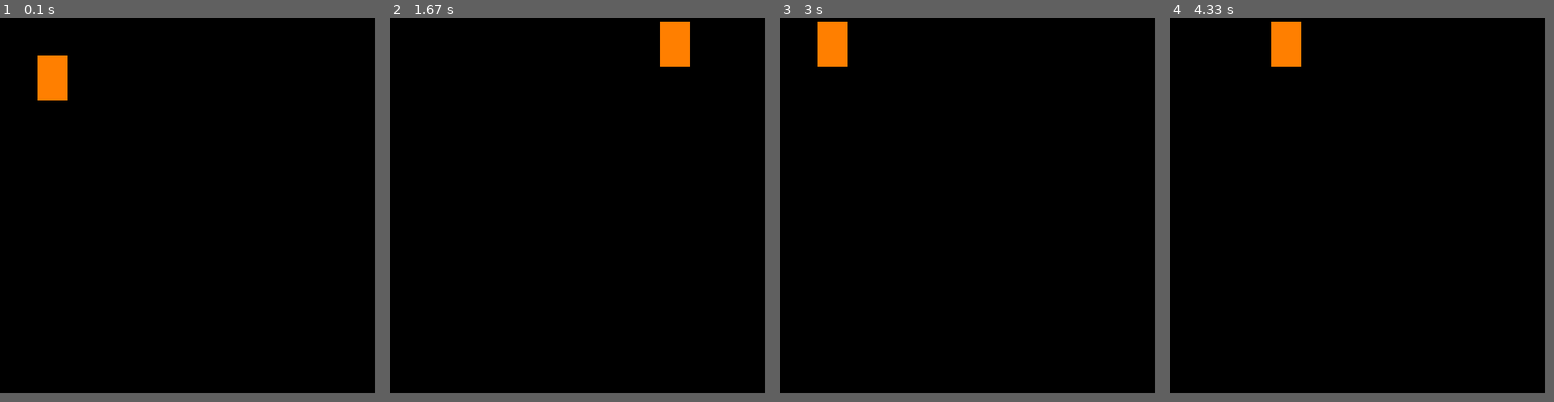
Above: before the commit, frames 1-4 (left to right).
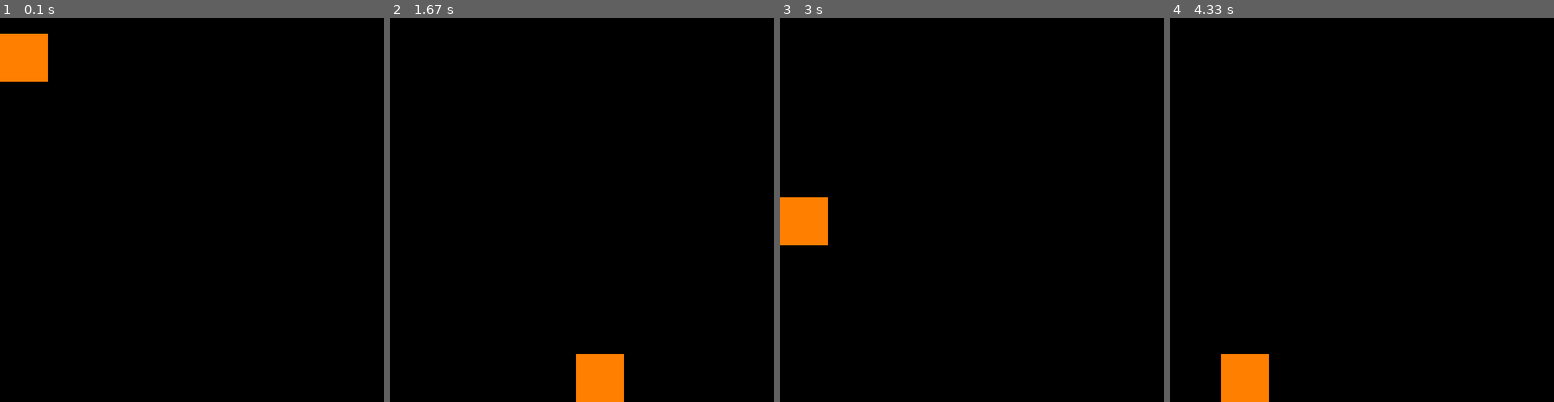
Above: after the commit, the same moments.

Repository: aprzn123/pygamething
Game: pygame game, started from game.py
Two runs of this game, one before a commit and one after it. Both use one fixed random seed, a clock stepped at 60 frames per second and the inputs below.
Inputs:
- Up to frame 1 (0.1 s): no input
- Up to frame 2 (1.67 s): hold Right 0.33-0.8 s; hold Up 0.83-1.13 s; hold Right 1.17-1.63 s
- Up to frame 3 (3 s): hold Left 1.67-2.2 s; hold Left 2.23-2.63 s; hold Up from 2.67 s (still down)
- Up to frame 4 (4.33 s): release Up at 3.03 s; hold Right 3.07-3.7 s; hold Left 3.73-4.2 s; hold Right from 4.23 s (still down)
In our replay, the window is 500x500 before the commit and 512x512 after it. These sizes can differ from the game's own. Grey fills any space a smaller window leaves; there, only what the larger window draws over its background counts as a difference.

The runs differ from the first frame. In frame 1, 2.1% of the frame differs, in the area x 0-18%, y 4-22%; in frame 2, 2.5%, in the area x 48-79%, y 0-100%; in frame 3, 2.5%; in frame 4, 2.5%.

Commit message:
Jumps and stuff

Diff:
--- a/game.py
+++ b/game.py
@@ -4,8 +4,8 @@
 import pygame
 
 # window dimensions
-WINDOW_WIDTH = 500
-WINDOW_HEIGHT = 500
+WINDOW_WIDTH = 512
+WINDOW_HEIGHT = 512
 
 pygame.init()
 
@@ -16,11 +16,19 @@
 pygame.display.set_caption("game")
 
 # player variables
-x = 50
-y = 50
-w = 40
-h = 60
-v = 5
+x = 0
+y = 0
+w = 64
+h = 64
+x_v = 4
+is_jumping = False
+y_v = 0
+
+def draw():
+    # background black
+    WINDOW.fill((0, 0, 0))
+    # create rectangle
+    pygame.draw.rect(WINDOW, (255, 127, 0), (x, y, w, h))
 
 # game loop
 run = True
@@ -38,19 +46,31 @@
     keys = pygame.key.get_pressed()
 
     # player movement
-    if keys[pygame.K_LEFT] and x > v:
-        x -= v
-    if keys[pygame.K_RIGHT] and x + w < 500 - v:
-        x += v
-    if keys[pygame.K_UP] and y > v:
-        y -= v
-    if keys[pygame.K_DOWN] and y + h < 500 - v:
-        y += v
+    if keys[pygame.K_LEFT] and x > 0:
+        x -= x_v
+    if keys[pygame.K_RIGHT] and x + w < WINDOW_WIDTH:
+        x += x_v
+    if keys[pygame.K_UP] and y + h >= WINDOW_HEIGHT:
+        is_jumping = True
 
-    # background black
-    WINDOW.fill((0, 0, 0))
-    # create rectangle
-    pygame.draw.rect(WINDOW, (255, 127, 0), (x, y, w, h))
+    # gravity
+    if y + h < WINDOW_HEIGHT:
+        # above ground
+        y_v -= 1
+    else:
+        # below ground
+        y = WINDOW_HEIGHT - h
+        y_v = 0
+
+    # jumps
+    if is_jumping:
+        y_v = 20
+        is_jumping = False
+
+    # finalize y movement
+    y -= y_v
+
+    draw()
 
     # update the display
     pygame.display.update()
